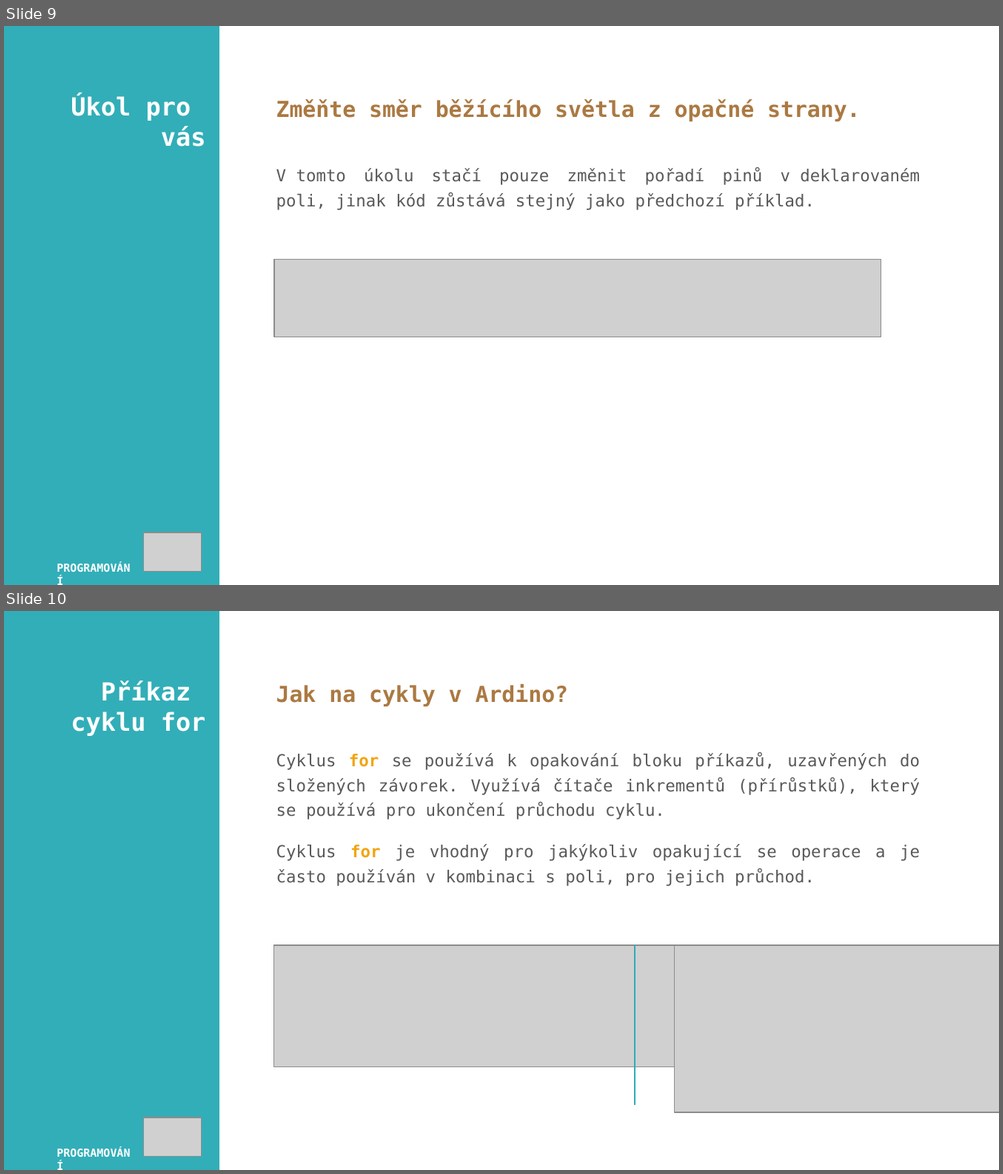
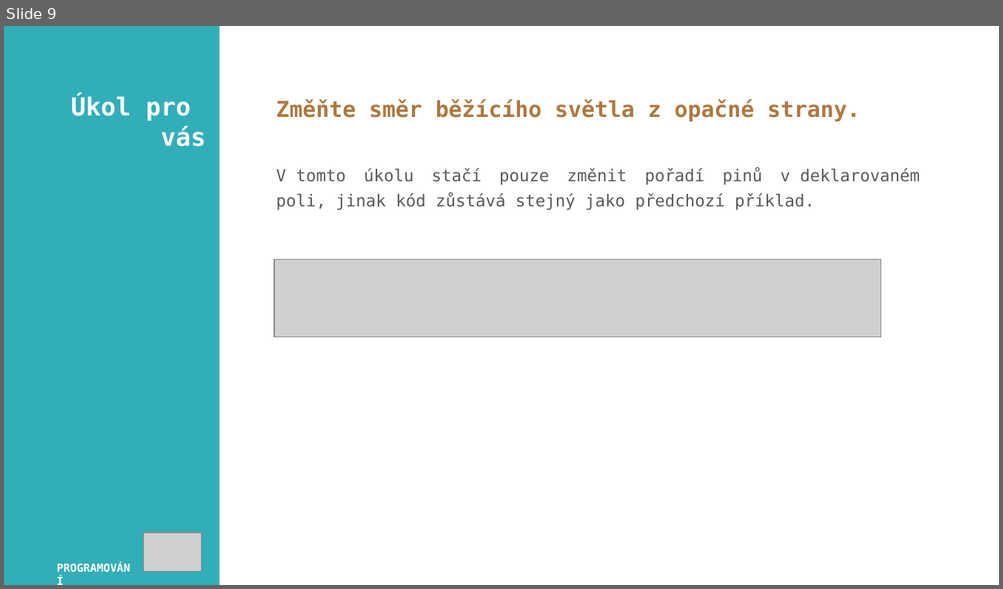
Before and after one commit to JanPrsala/PRIM, a slide deck: Experiments/Arduino/02_LED_ANIMATION/ppt/02_led_animace_for_pole.pptx. Shown one above the other, each under a label of ours: slides 9 and 10 before the commit, slide 9 after it. The pictures are 1003x1174 and 1003x589 pixels, drawn with LibreOffice and Linux fonts; fonts in the diff are those of the drawing; grey boxes stand for pictures. Boxes give left, top, right and bottom in pixels: in the first picture for what was removed or moved away, otherwise in the second. Text is boxed around its words. In the diff, an @@ line names an element or a change of style, - is before the commit and + after.

```diff
--- a/Experiments/Arduino/02_LED_ANIMATION/ppt/02_led_animace_for_pole.pptx
+++ b/Experiments/Arduino/02_LED_ANIMATION/ppt/02_led_animace_for_pole.pptx
@@ slide 10 removed at (4, 611, 999, 1170), background #FFFFFF @@
@@ rectangle removed at (4, 611, 219, 1170) @@
@@ text removed at (71, 681, 206, 736) @@
-Příkaz
-cyklu for
@@ text removed at (276, 684, 569, 706) @@
-Jak na cykly v Ardino?
@@ text removed at (276, 753, 919, 886) @@
-Cyklus for se používá k opakování bloku příkazů, uzavřených do složených závorek. Využívá čítače inkrementů (přírůstků), který se používá pro ukončení průchodu cyklu.
-Cyklus for je vhodný pro jakýkoliv opakující se operace a je často používán v kombinaci s poli, pro jejich průchod.
@@ picture removed at (273, 945, 923, 1067) @@
@@ line removed from (634, 945) to (634, 1105) @@
@@ picture removed at (674, 945, 999, 1112) @@
@@ picture removed at (143, 1118, 201, 1157) @@
@@ text removed at (47, 1141, 146, 1165) @@
-PROGRAMOVÁNÍ
```
Also in this commit, not shown: 1 slide added, 3 other slides removed, 32 other files.
